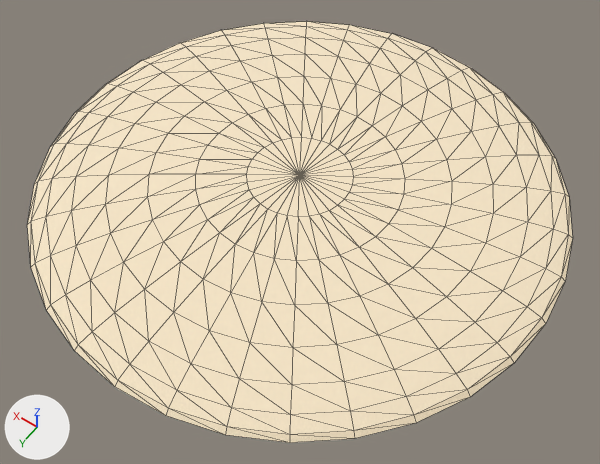
The glTF model Assets/Beach.glb, before and after one commit.
Camera for both pictures: a camera (50 mm lens) standing at (-116.6, 163.3, 223.5) and looking at (-8.1, 11.4, -15.1). The lights are fixed; the arrows at lower left show +X, +Y and +Z. Mesh edges are drawn as thin lines.

In view in the first picture: 'Beach'.
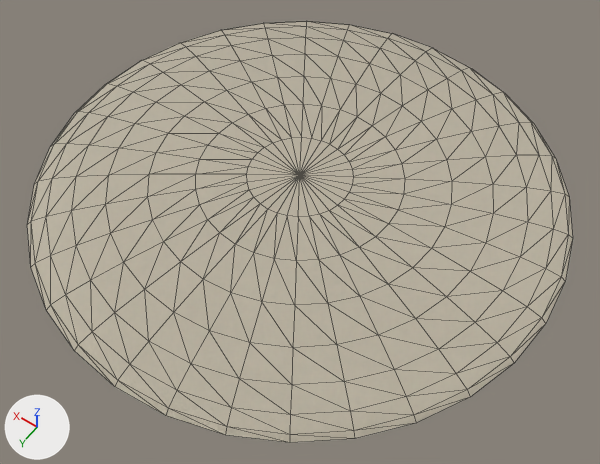
Patch to the scene script:
```diff
--- a/Assets/Beach.glb.py
+++ b/Assets/Beach.glb.py
@@ mat_beach @@
 n0 = _N.new('ShaderNodeBsdfPrincipled'); n0.name = 'Principled BSDF'
 n0.inputs[2].default_value = 1.0  # 'Roughness'
-n0.inputs[27].default_value = (0.199, 0.137, 0.0629, 1.0)  # 'Emission Color', brown #7b6747
-n0.inputs[28].default_value = 1.0  # 'Emission Strength'
 n1 = _N.new('ShaderNodeOutputMaterial'); n1.name = 'Material Output'
@@ mat_beach @@
 n5 = _N.new('ShaderNodeNormalMap'); n5.name = 'Normal Map'
 n5.uv_map = 'UVMap'
+n5.inputs[0].default_value = 10.0  # 'Strength'
 n6 = _N.new('ShaderNodeTexImage'); n6.name = 'Image Texture.001'
```

Changed parts and their boxes (x1, y1, x2, y2) in the pictures (600 x 464 px):
'Beach', surface changed, recoloured (beige to grey): (27, 21, 573, 443) in both
